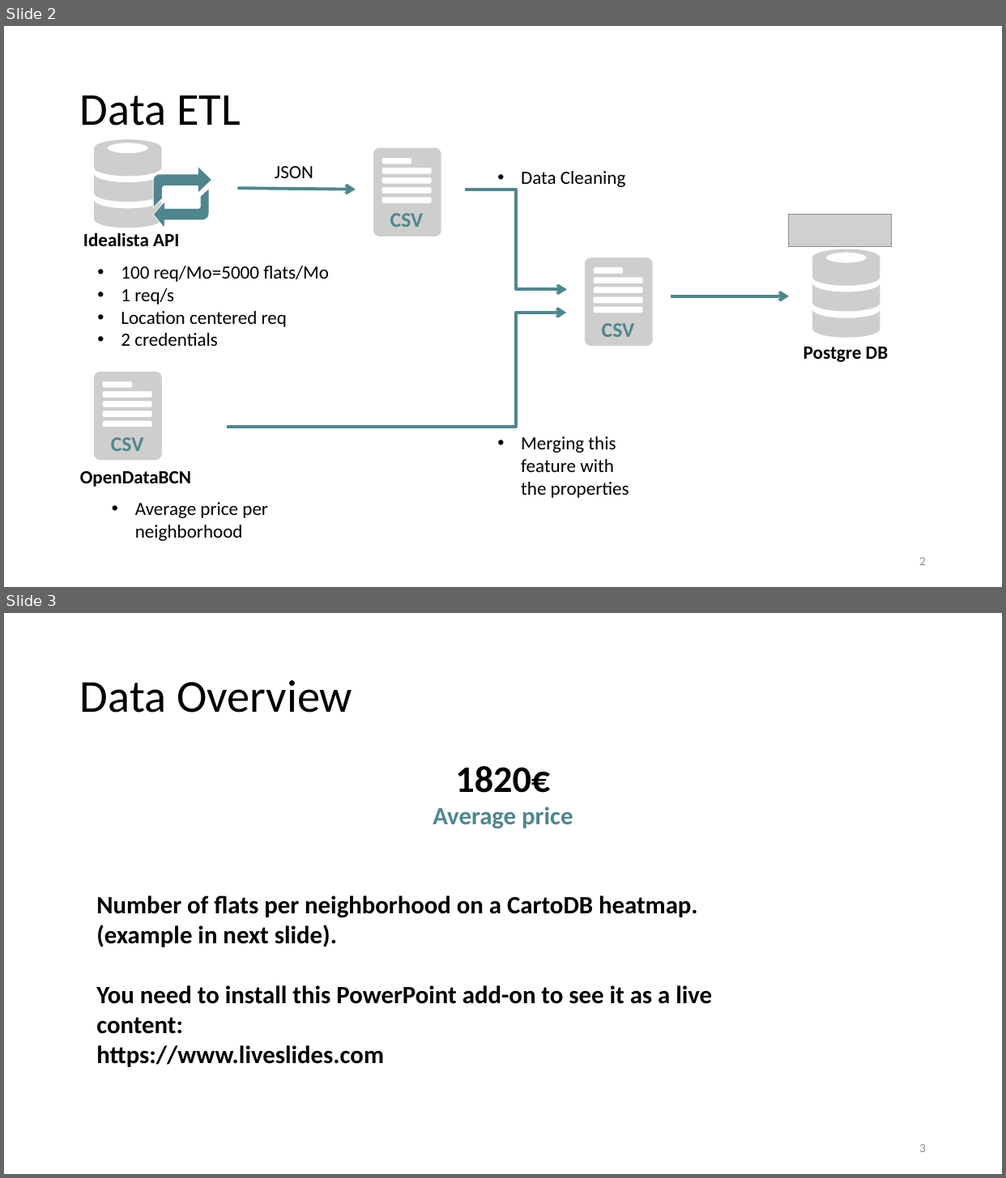
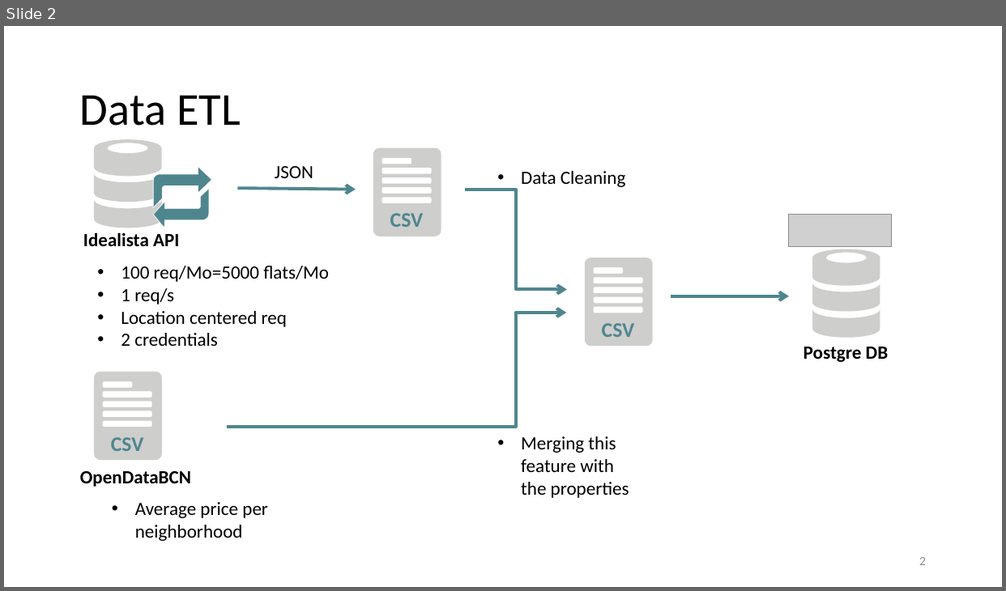
Before and after one commit to ADS-UB/rentCoach, a slide deck: Presentacion/presentacion - data pipeline.pptx. Shown one above the other, each under a label of ours: slides 2 and 3 before the commit, slide 2 after it. The pictures are 1006x1178 and 1006x591 pixels, drawn with LibreOffice and Linux fonts; fonts in the diff are those of the drawing; grey boxes stand for pictures. Boxes give left, top, right and bottom in pixels: in the first picture for what was removed or moved away, otherwise in the second. Text is boxed around its words. In the diff, an @@ line names an element or a change of style, - is before the commit and + after.

Commit message:
presentacion update

```diff
--- a/Presentacion/presentacion - data pipeline.pptx
+++ b/Presentacion/presentacion - data pipeline.pptx
@@ slide 3 removed at (4,613,1002,1174), background #FFFFFF @@
@@ title removed at (80,680,352,713) @@
-Data Overview
@@ text removed at (432,766,573,828) @@
-1820€
-Average price
@@ text removed at (96,896,712,1067) @@
-Number of flats per neighborhood on a CartoDB heatmap.
-(example in next slide).
-You need to install this PowerPoint add-on to see it as a live content:
-https://www.liveslides.com
@@ page number removed at (919,1144,926,1152) @@
-3
```
Also in this commit, not shown: 1 other file.
